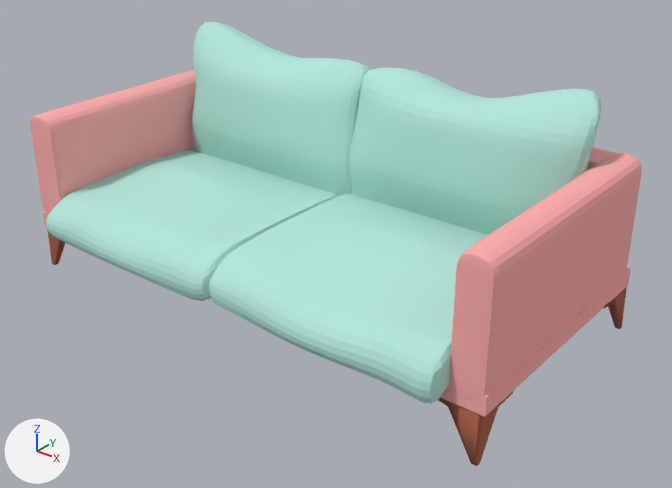
The glTF model Sofa/sofa.gltf, before and after one commit.
The view is the same before and after, from a 50 mm camera at (4.09, -4.89, 3.12) aimed at (0.25, -0.09, 0.15). The axes (+X, +Y, +Z) are drawn at lower left. The lights are the same throughout. Where no turn or scale is listed for an object, it has been applied to the vertices.

Script lines for the objects in view, before the commit:
```python
ob_cube = bpy.data.objects.new('Cube', me_cube_002)
ob_cube.location = (0.0, 0.0, 0.017)
ob_cube_001 = bpy.data.objects.new('Cube.001', me_cube_003)
ob_cube_001.location = (1.919, 0.0, 0.464)
ob_cube_002 = bpy.data.objects.new('Cube.002', me_cube_004)
ob_cube_002.location = (-1.929, 0.0, 0.474)
ob_cube_003 = bpy.data.objects.new('Cube.003', me_cube_005)
ob_cube_003.location = (-0.008, 0.87, 0.46)
ob_cube_004 = bpy.data.objects.new('Cube.004', me_cube_006)
ob_cube_004.location = (0.86, -0.341, 0.168)
ob_cube_005 = bpy.data.objects.new('Cube.005', me_cube_014)
ob_cube_005.location = (2.018, -0.829, -0.205)
ob_cube_007 = bpy.data.objects.new('Cube.007', me_cube_009)
ob_cube_007.location = (-0.933, -0.369, 0.151)
ob_cube_009 = bpy.data.objects.new('Cube.009', me_cube_011)
ob_cube_009.location = (0.842, 0.527, 0.849)
ob_cube_010 = bpy.data.objects.new('Cube.010', me_cube_012)
ob_cube_010.location = (-0.888, 0.489, 0.807)
```
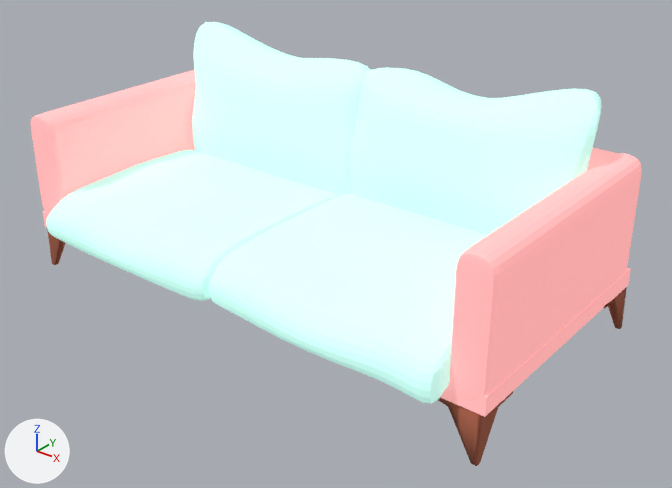
Commit message: Edit color in Sofa

Location of each change, [x1, y1, x2, y2] in pixels of the pictures (672 x 488 px):
```json
{"object": "Cube.004", "change": "recoloured, surface changed", "before": [209, 194, 488, 404], "after": [209, 194, 488, 404], "on screen": "cyan to white"}
{"object": "Cube.009", "change": "recoloured, surface changed", "before": [350, 68, 601, 235], "after": [350, 68, 601, 235]}
{"object": "Cube.001", "change": "recoloured, surface changed", "before": [450, 153, 642, 401], "after": [450, 153, 642, 401]}
{"object": "Cube.007", "change": "recoloured, surface changed", "before": [46, 150, 337, 301], "after": [46, 150, 337, 301]}
{"object": "Cube.010", "change": "recoloured, surface changed", "before": [192, 22, 370, 196], "after": [192, 22, 370, 196]}
{"object": "Cube.002", "change": "recoloured, surface changed", "before": [30, 70, 196, 214], "after": [30, 70, 196, 214]}
{"object": "Cube", "change": "recoloured, surface changed", "before": [43, 211, 631, 417], "after": [43, 211, 631, 417]}
{"object": "Cube.003", "change": "recoloured, surface changed", "before": [587, 148, 619, 170], "after": [587, 148, 619, 170]}
```

Scene script edits in JSON lines:
```json
{"op": "add", "block": "mat_sofa", "code": "mat_sofa.emission_strength = 1.0"}
{"op": "add", "block": "mat_sofa", "code": "mat_sofa.emission_color = (0.5, 0.21, 0.21)  # pink #bc7e7e"}
{"op": "set", "path": "mat_material_001.base_color", "old": "(0.457, 0.8, 0.71)", "new": "(0.571, 1.0, 0.887)", "note": "cyan #b4e7db -> cyan #c7fff2"}
{"op": "add", "block": "mat_material_001", "code": "mat_material_001.emission_strength = 1.0"}
{"op": "add", "block": "mat_material_001", "code": "mat_material_001.emission_color = (0.251, 0.44, 0.39)  # cyan #89b1a8"}
```
